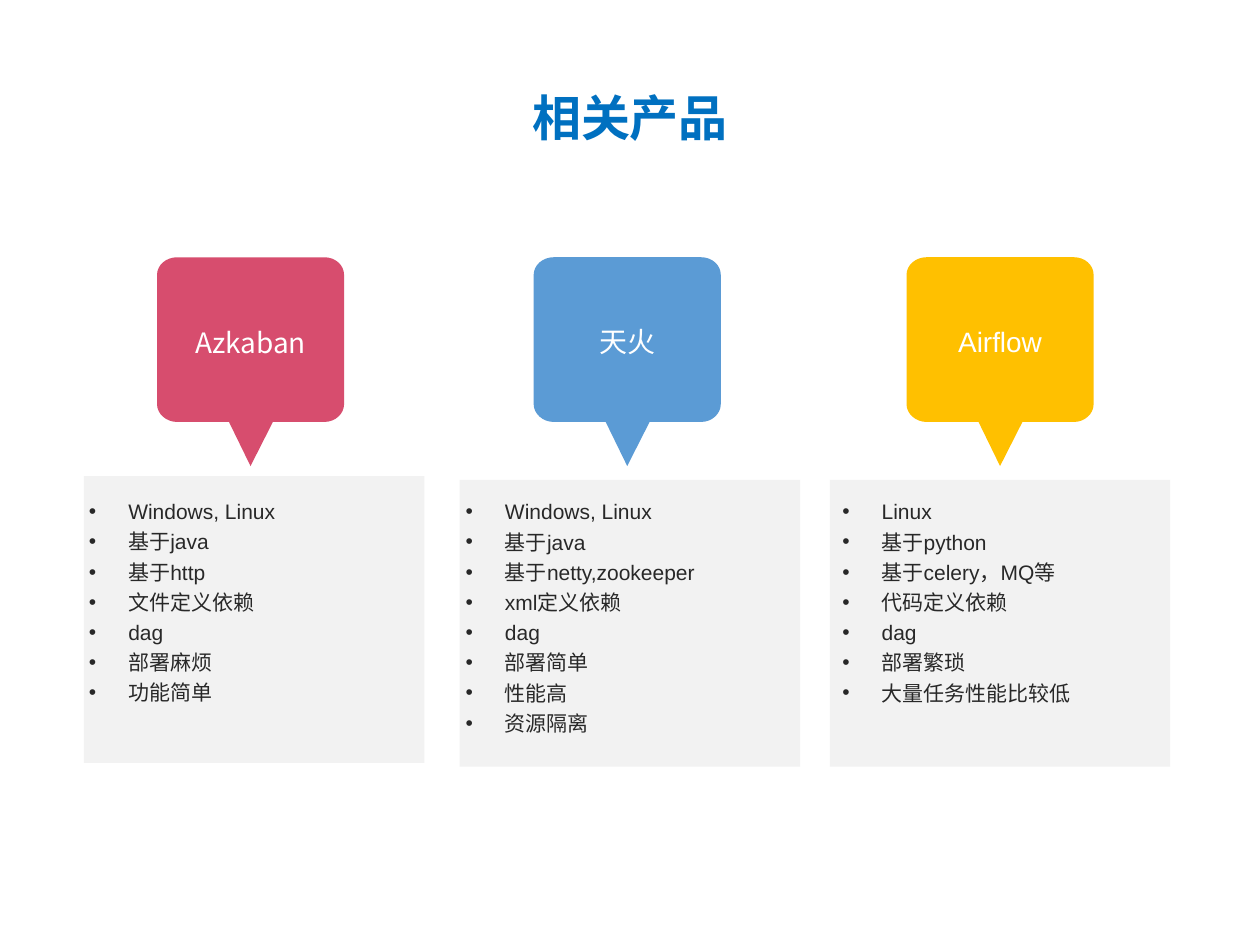
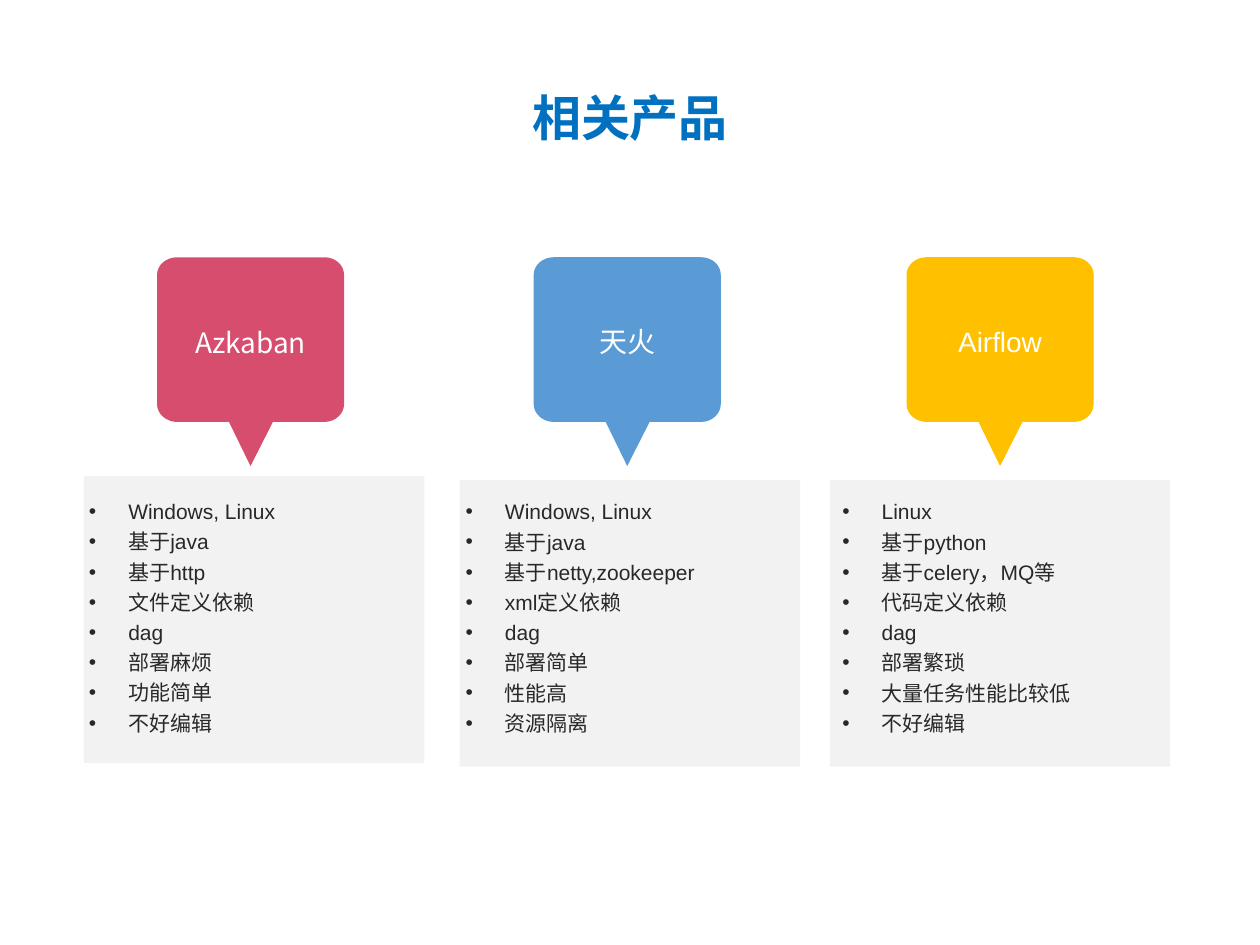
Before and after one commit to ylpu/distribute-scheduler, a slide deck: slide 4 of files/dis-scheduler.ppt. Drawn at 1260x945 pixels with LibreOffice and Linux fonts; fonts in the diff are those of the drawing. Boxes give left, top, right and bottom in pixels: in the first picture for what was removed or moved away, otherwise in the second. Text is boxed around its words. In the diff, an @@ line names an element or a change of style, - is before the commit and + after.

```diff
--- a/files/dis-scheduler.ppt
+++ b/files/dis-scheduler.ppt
@@ text at (128, 713, 212, 733): paragraph added @@
+• 不好编辑
@@ text at (882, 713, 966, 733): paragraph added @@
+• 不好编辑
```
Also in this commit, not shown: 6 other slides changed, 4 other files.
